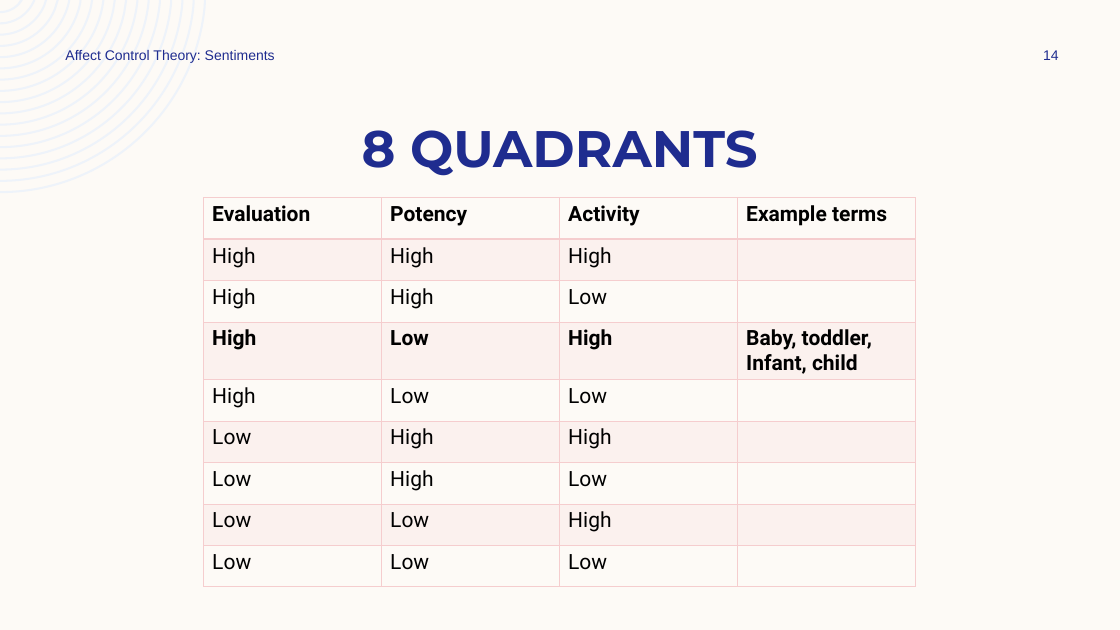
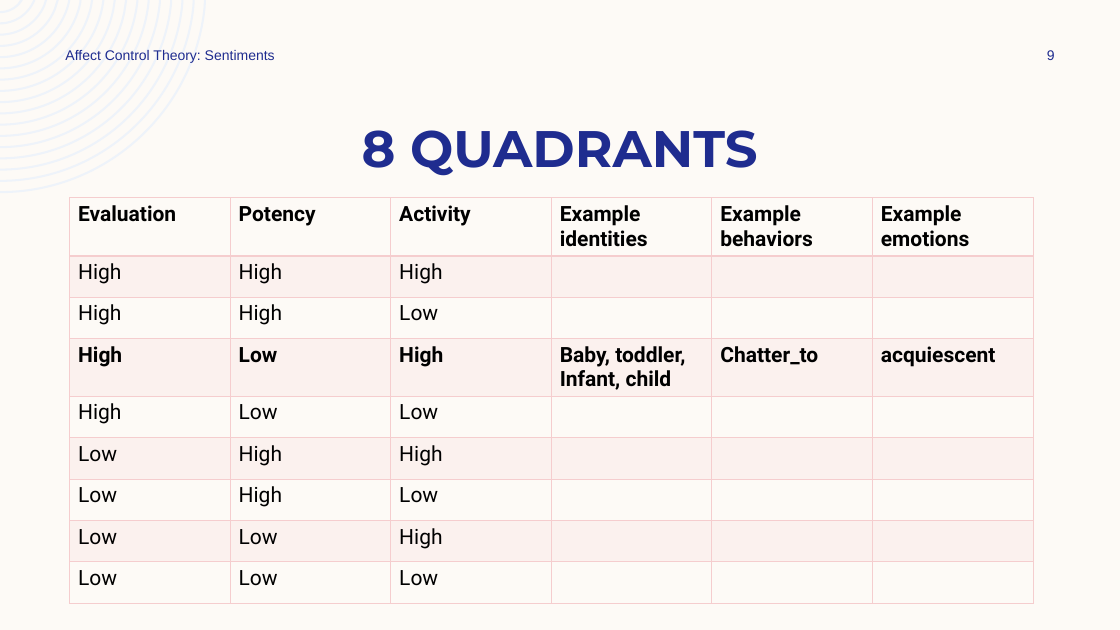
Before and after one commit to ekmaloney/soc490s, a slide deck: slide 9 of slides/jan_26.pptx (slide 14 before the commit). Drawn at 1120x630 pixels with LibreOffice and Linux fonts; fonts in the diff are those of the drawing. Boxes give left, top, right and bottom in pixels: in the first picture for what was removed or moved away, otherwise in the second. Text is boxed around its words. In the diff, an @@ line names an element or a change of style, - is before the commit and + after.

```diff
--- a/slides/jan_26.pptx
+++ b/slides/jan_26.pptx
@@ page number at [1047,50,1055,60]: text changed @@
-14
+9
@@ table at [70,198,1033,606] @@
-column 4: Example terms |  |  | Baby, toddler, / Infant, child |  |  |  |  | 
+column 4: Example identities |  |  | Baby, toddler, / Infant, child |  |  |  |  | 
+column 5: Example behaviors |  |  | Chatter_to |  |  |  |  | 
+column 6: Example emotions |  |  | acquiescent |  |  |  |  | 
@@ table: place and size @@
-table at [204,198,917,588]
+table at [70,198,1033,606]
```
Also in this commit, not shown: 10 other slides changed, 29 slides added, 23 slides removed, 14 other files.
